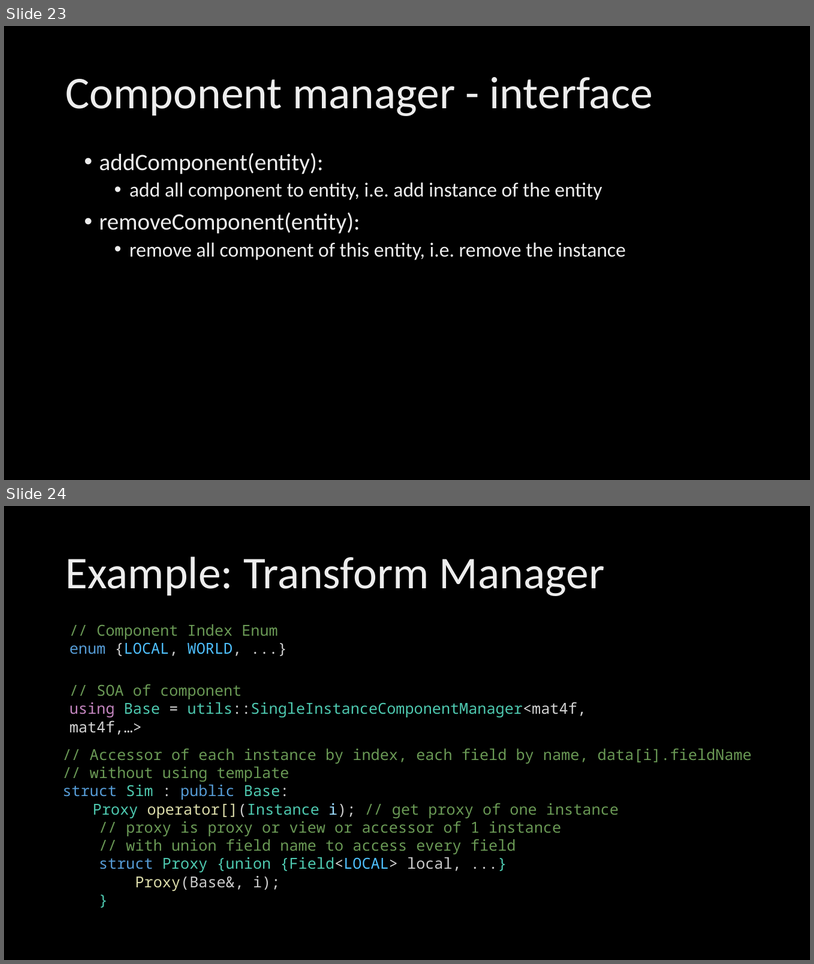
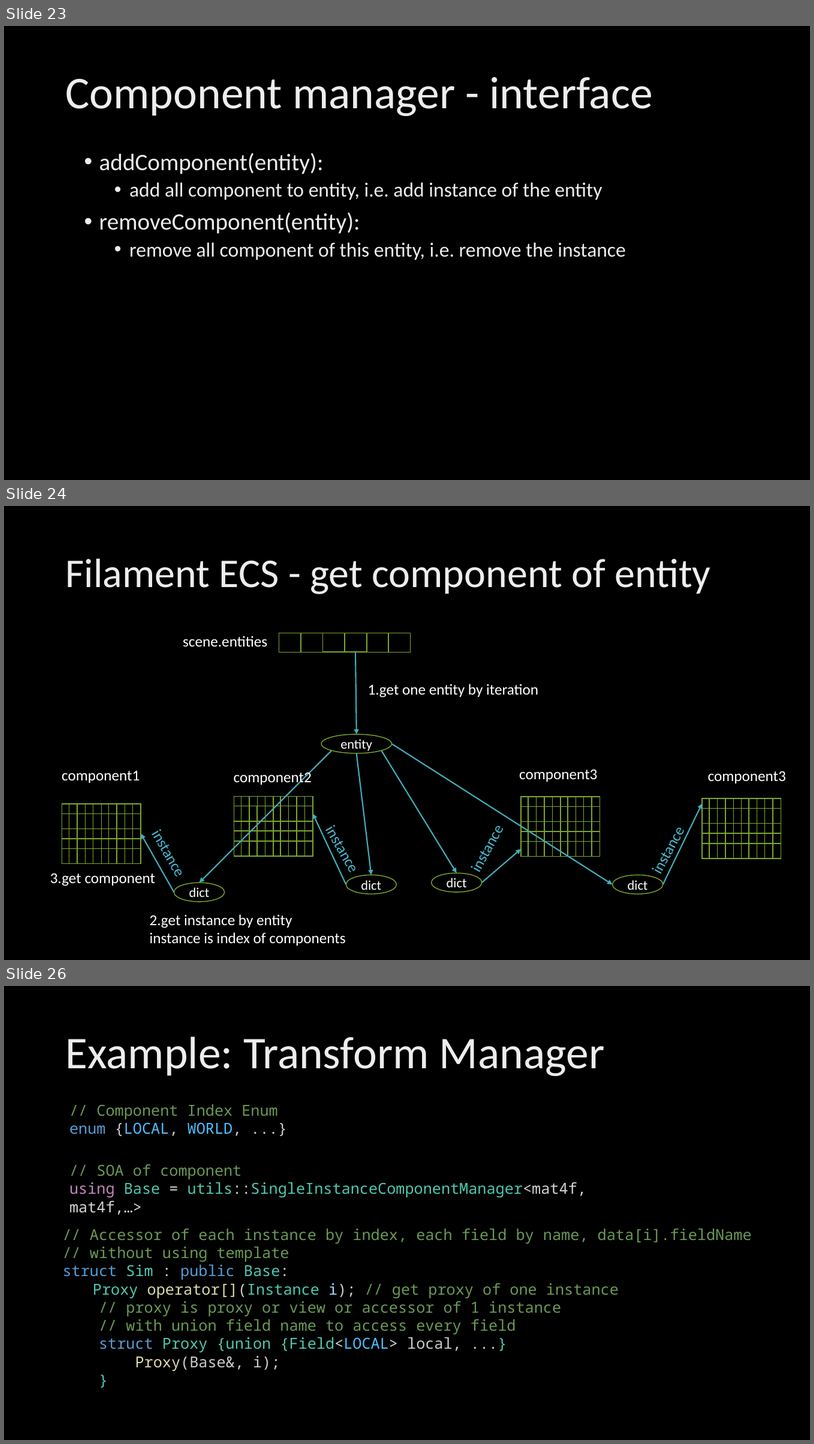
Before and after one commit to AndrewChan2022/ppt, a slide deck: filament/filament 4 ECS scene and view.pptx. Shown one above the other, each under a label of ours: slides 23 and 24 before the commit, slides 23, 24 and 26 after it; the slides between them are not shown. The pictures are 814x964 and 814x1444 pixels, drawn with LibreOffice and Linux fonts; fonts in the diff are those of the drawing; background and template pictures are left out. Boxes give left, top, right and bottom in pixels: in the first picture for what was removed or moved away, otherwise in the second. Text is boxed around its words. In the diff, an @@ line names an element or a change of style, - is before the commit and + after.

```diff
--- a/filament/filament 4 ECS scene and view.pptx
+++ b/filament/filament 4 ECS scene and view.pptx
@@ slide 24 added at <box>4,506,810,960</box>, background picture (left out) @@
@@ title added at <box>65,558,711,594</box>, 48.6 pt, text gradient #BFBFBF to #EDEDED to #FFFFFF @@
+Filament ECS - get component of entity
@@ text added at <box>183,636,267,647</box>, 18 pt, text #FFFFFF @@
+scene.entities
@@ group added at <box>279,633,411,652</box>: 6 rectangles @@
@@ arrow added from (356, 652) to (357, 734), #41AEBD 1.5 pt @@
@@ text added at <box>368,684,539,697</box>, 18 pt, text #FFFFFF @@
+1.get one entity by iteration
@@ ellipse added at <box>321,734,392,753</box>, outline #7DA62C 1 pt, 16 pt, text #FFFFFF @@
+entity
@@ arrow added from (332, 750) to (200, 882), #41AEBD 1.5 pt @@
@@ arrow added from (357, 753) to (371, 874), #41AEBD 1.5 pt @@
@@ arrow added from (381, 750) to (457, 873), #41AEBD 1.5 pt @@
@@ arrow added from (392, 744) to (612, 884), #41AEBD 1.5 pt @@
@@ text added at <box>62,770,140,783</box>, 18 pt, text #FFFFFF @@
+component1
@@ text added at <box>234,769,312,786</box>, 18 pt, text #FFFFFF @@
+component2
@@ text added at <box>519,769,597,781</box>, 18 pt, text #FFFFFF @@
+component3
@@ text added at <box>708,771,786,783</box>, 18 pt, text #FFFFFF @@
+component3
@@ arrow added from (663, 884) to (703, 804), #41AEBD 1.5 pt @@
@@ text added at <box>143,819,196,888</box>, 18 pt, text #49BBD1 @@
+instance
@@ arrow added from (347, 884) to (313, 813), #41AEBD 1.5 pt @@
@@ text added at <box>317,816,370,884</box>, 18 pt, text #49BBD1 @@
+instance
@@ text added at <box>461,813,513,881</box>, 18 pt, text #49BBD1 @@
+instance
@@ text added at <box>642,814,695,883</box>, 18 pt, text #49BBD1 @@
+instance
@@ arrow added from (174, 892) to (141, 833), #41AEBD 1.5 pt @@
@@ group added at <box>234,796,312,856</box>: 50 rectangles @@
@@ group added at <box>521,796,600,856</box>: 50 rectangles @@
@@ group added at <box>703,798,782,858</box>: 50 rectangles @@
@@ group added at <box>62,804,141,864</box>: 50 rectangles @@
@@ arrow added from (482, 882) to (521, 849), #41AEBD 1.5 pt @@
@@ text added at <box>50,873,156,886</box>, 18 pt, text #FFFFFF @@
+3.get component
@@ ellipse added at <box>174,882,225,901</box>, outline #7DA62C 1 pt, 16 pt, text #FFFFFF @@
+dict
@@ ellipse added at <box>347,874,397,893</box>, outline #7DA62C 1 pt, 16 pt, text #FFFFFF @@
+dict
@@ ellipse added at <box>432,873,483,891</box>, outline #7DA62C 1 pt, 16 pt, text #FFFFFF @@
+dict
@@ ellipse added at <box>612,874,663,893</box>, outline #7DA62C 1 pt, 16 pt, text #FFFFFF @@
+dict
@@ text added at <box>150,914,345,945</box>, 18 pt, text #FFFFFF @@
+2.get instance by entity
+instance is index of components
@@ what was slide 24 is now slide 26 @@
```
Also in this commit, not shown: 1 other slide added.
